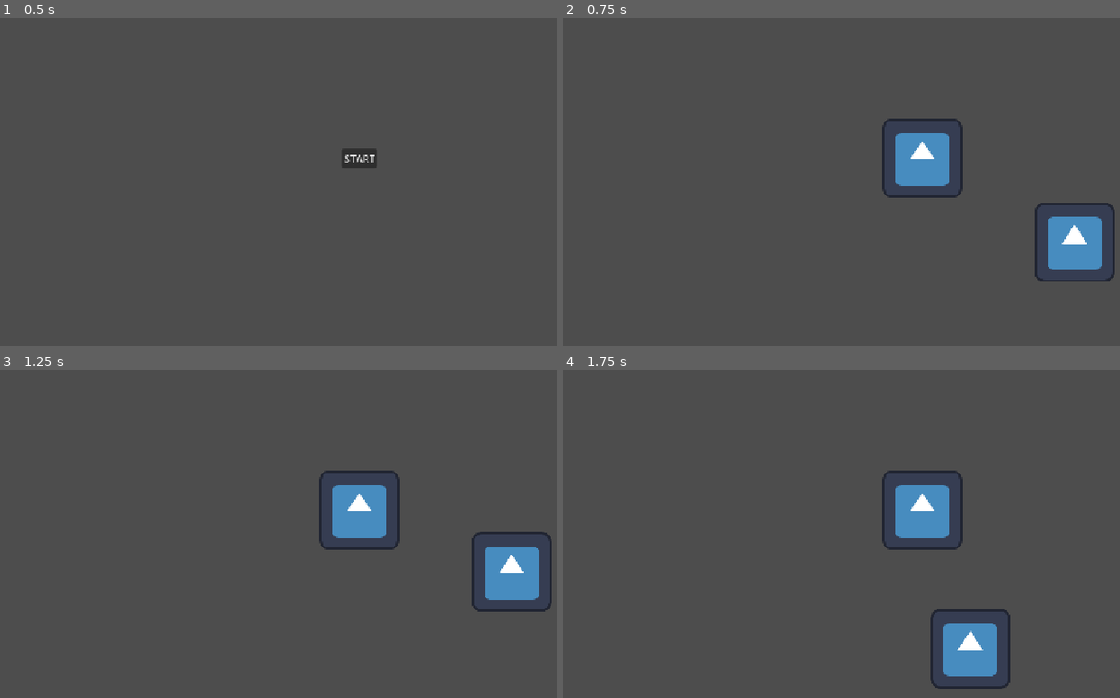
Above: before the commit, frames 1-4 (two rows, left to right).
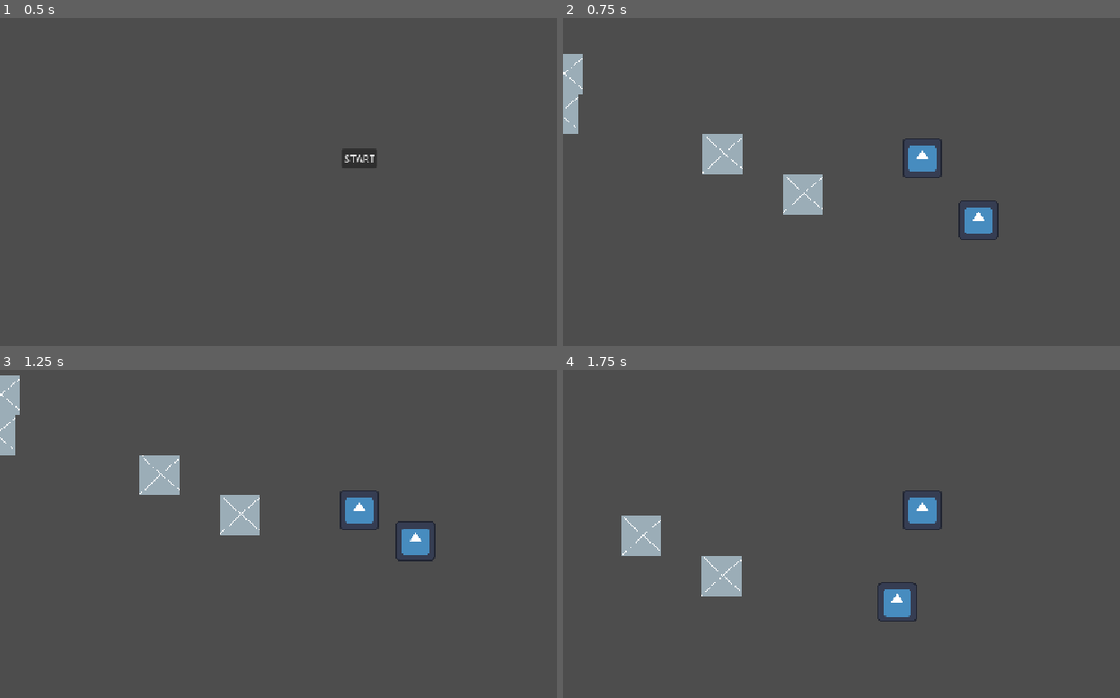
Above: after the commit, the same moments.

Repository: Deeeeelan/liquidate-game
Game: Godot game, scene res://scenes/title_screen.tscn
The game is run twice, just before and just after one commit, with the same random seed, the same clock (stepped at 60 frames per second) and the same inputs. The engine's default icon, where the game draws it, is replaced by a stand-in: a white triangle on a blue panel in a dark square.
Inputs (mouse positions are in pixels of both pictures, inside the frame that each line leads up to):
- Up to frame 1 (0.5 s): no input
- Up to frame 2 (0.75 s): click "START" at 0.5 s
- Up to frame 3 (1.25 s): no input
- Up to frame 4 (1.75 s): tap Enter at 1.25 s; move the mouse to (1081, 491) at 1.27 s; hold D (right) from 1.28 s (still down); tap Space (jump) at 1.35, 1.52 s; click (1081, 491) at 1.42 s

Frame 1 is identical in both runs. In frame 2, 6.6% of the frame differs, in the area x 0-100%, y 10-81%; in frame 3, 6.7%, in the area x 0-100%, y 1-74%; in frame 4, 5.9%.

Commit message:
Add player acceleration and double jump

Diff:
--- a/scenes/game.tscn
+++ b/scenes/game.tscn
@@ -2,6 +2,7 @@
 
 [ext_resource type="Script" uid="uid://bwa44mqqlcjrc" path="res://scripts/player_movement.gd" id="1_uwrxv"]
 [ext_resource type="Texture2D" uid="uid://bkch85xeq0d2s" path="res://assets/images/icon.svg" id="2_yqjtg"]
+[ext_resource type="Texture2D" uid="uid://dwvkg1ed8dxbd" path="res://assets/images/placeholder.png" id="3_lnu2h"]
 
 [sub_resource type="CapsuleShape2D" id="CapsuleShape2D_6sj1v"]
 radius = 64.0
@@ -9,11 +10,15 @@
 
 [sub_resource type="WorldBoundaryShape2D" id="WorldBoundaryShape2D_6sj1v"]
 
+[sub_resource type="RectangleShape2D" id="RectangleShape2D_6sj1v"]
+size = Vector2(128, 128)
+
 [node name="Game" type="Node" unique_id=1171329590]
 
 [node name="Node2D" type="Node2D" parent="." unique_id=935136484]
 
 [node name="CharacterBody2D" type="CharacterBody2D" parent="Node2D" unique_id=296477326]
+position = Vector2(64, -64)
 script = ExtResource("1_uwrxv")
 
 [node name="Sprite2D" type="Sprite2D" parent="Node2D/CharacterBody2D" unique_id=1678045591]
@@ -25,17 +30,57 @@
 [node name="RemoteTransform2D" type="RemoteTransform2D" parent="Node2D/CharacterBody2D" unique_id=1747893914]
 remote_path = NodePath("../../Camera2D")
 
-[node name="StaticBody2D" type="StaticBody2D" parent="Node2D" unique_id=700055049]
-position = Vector2(0, 112)
-
-[node name="CollisionShape2D" type="CollisionShape2D" parent="Node2D/StaticBody2D" unique_id=544337289]
-shape = SubResource("WorldBoundaryShape2D_6sj1v")
-
 [node name="Camera2D" type="Camera2D" parent="Node2D" unique_id=1661264767]
+position = Vector2(64, -64)
+zoom = Vector2(0.5, 0.5)
 
 [node name="Icon" type="Sprite2D" parent="Node2D" unique_id=1197882545]
 position = Vector2(244, 147)
 texture = ExtResource("2_yqjtg")
+
+[node name="Terrain" type="Node2D" parent="Node2D" unique_id=691036309]
+
+[node name="StaticBody2D" type="StaticBody2D" parent="Node2D/Terrain" unique_id=700055049]
+position = Vector2(0, 112)
+
+[node name="CollisionShape2D" type="CollisionShape2D" parent="Node2D/Terrain/StaticBody2D" unique_id=544337289]
+shape = SubResource("WorldBoundaryShape2D_6sj1v")
+
+[node name="StaticBody2D2" type="StaticBody2D" parent="Node2D/Terrain" unique_id=1564751344]
+position = Vector2(-320, 64)
+
+[node name="CollisionShape2D" type="CollisionShape2D" parent="Node2D/Terrain/StaticBody2D2" unique_id=390168323]
+shape = SubResource("RectangleShape2D_6sj1v")
+
+[node name="Sprite2D" type="Sprite2D" parent="Node2D/Terrain/StaticBody2D2" unique_id=1573095851]
+texture = ExtResource("3_lnu2h")
+
+[node name="StaticBody2D3" type="StaticBody2D" parent="Node2D/Terrain" unique_id=390028746]
+position = Vector2(-576, -64)
+
+[node name="CollisionShape2D" type="CollisionShape2D" parent="Node2D/Terrain/StaticBody2D3" unique_id=639271634]
+shape = SubResource("RectangleShape2D_6sj1v")
+
+[node name="Sprite2D" type="Sprite2D" parent="Node2D/Terrain/StaticBody2D3" unique_id=142611040]
+texture = ExtResource("3_lnu2h")
+
+[node name="StaticBody2D4" type="StaticBody2D" parent="Node2D/Terrain" unique_id=909578158]
+position = Vector2(-1104, -192)
+
+[node name="CollisionShape2D" type="CollisionShape2D" parent="Node2D/Terrain/StaticBody2D4" unique_id=29915869]
+shape = SubResource("RectangleShape2D_6sj1v")
+
+[node name="Sprite2D" type="Sprite2D" parent="Node2D/Terrain/StaticBody2D4" unique_id=1140275936]
+texture = ExtResource("3_lnu2h")
+
+[node name="StaticBody2D5" type="StaticBody2D" parent="Node2D/Terrain" unique_id=925925572]
+position = Vector2(-1088, -320)
+
+[node name="CollisionShape2D" type="CollisionShape2D" parent="Node2D/Terrain/StaticBody2D5" unique_id=1700319183]
+shape = SubResource("RectangleShape2D_6sj1v")
+
+[node name="Sprite2D" type="Sprite2D" parent="Node2D/Terrain/StaticBody2D5" unique_id=1240586740]
+texture = ExtResource("3_lnu2h")
 
 [node name="CanvasLayer" type="CanvasLayer" parent="." unique_id=467131037]
 
--- a/scripts/player_movement.gd
+++ b/scripts/player_movement.gd
@@ -1,26 +1,51 @@
 extends CharacterBody2D
 
 
-const SPEED = 600.0
-const JUMP_VELOCITY = -500.0
-const LERP_SPEED = 0.08
+const BASE_SPEED: float = 600.0
+const MAX_SPEED: float = 1000.0
+var current_speed: float = 0.0
+var curr_accel: float = 0.0
 
+const BASE_JUMP: float = -600.0
+const LERP_SPEED: float = 0.08
+var jumps: int = 0
+const MAX_JUMPS: int = 2
+
+var direction: float = 0
+var last_dir: float = 0
+var jmp_debounce = false
 
 func _physics_process(delta: float) -> void:
 	# Add the gravity.
 	if not is_on_floor():
 		velocity += get_gravity() * delta
+		if jumps == 0:
+			jumps = 1
+	else:
+		jumps = 0
 
 	# Handle jump.
-	if Input.is_action_just_pressed("jump") and is_on_floor():
-		velocity.y = JUMP_VELOCITY
+	if Input.is_action_just_pressed("jump") and jumps < MAX_JUMPS and not jmp_debounce:
+		jumps += 1
+		print(jumps)
+		velocity.y = BASE_JUMP
+		get_tree().create_timer(0.1).timeout.connect(func():
+			jmp_debounce = false
+			)
 
 	# Get the input direction and handle the movement/deceleration.
 	# As good practice, you should replace UI actions with custom gameplay actions.
-	var direction := Input.get_axis("left", "right")
+	direction = Input.get_axis("left", "right")
 	if direction:
-		velocity.x = lerp(velocity.x, direction * SPEED, LERP_SPEED)
+		current_speed = lerpf(BASE_SPEED, MAX_SPEED, curr_accel)
+		velocity.x = lerp(velocity.x, direction * current_speed, LERP_SPEED)
+		if last_dir == direction:
+			curr_accel += 0.05 # TODO: DELTATIME
+		else:
+			last_dir = direction
+			curr_accel = 0.4
 	else:
-		velocity.x = lerp(velocity.x, move_toward(velocity.x, 0, SPEED), LERP_SPEED)
+		velocity.x = lerp(velocity.x, move_toward(velocity.x, 0, current_speed), LERP_SPEED)
+		curr_accel = 0
 
 	move_and_slide()
Binary file added: assets/images/placeholder.png
Not shown, added: assets/images/placeholder.png.import
